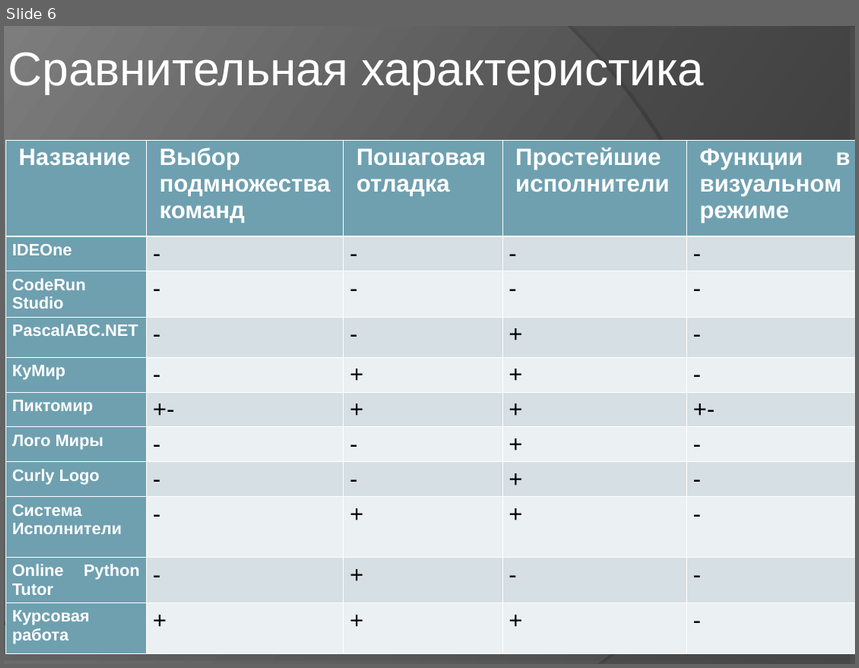
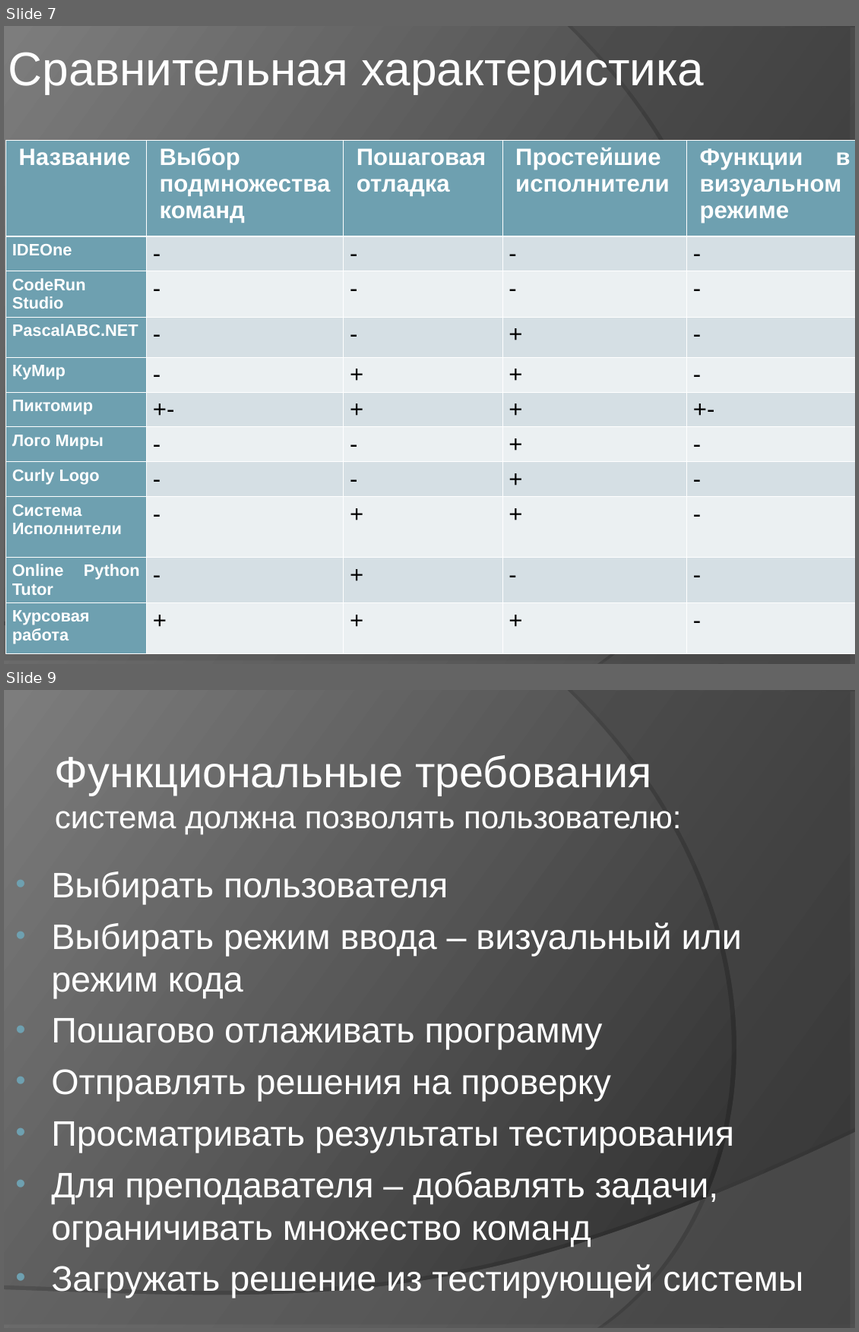
Before and after one commit to elvslv/DiplomaReport, a slide deck: C8503A_Vasilyeva_presentation.ppt. Shown one above the other, each under a label of ours: slide 6 before the commit, slides 7 and 9 after it; the slides between them are not shown. The pictures are 859x668 and 859x1332 pixels, drawn with LibreOffice and Linux fonts; fonts in the diff are those of the drawing. Boxes give left, top, right and bottom in pixels: in the first picture for what was removed or moved away, otherwise in the second. Text is boxed around its words. In the diff, an @@ line names an element or a change of style, - is before the commit and + after.

```diff
--- a/C8503A_Vasilyeva_presentation.ppt
+++ b/C8503A_Vasilyeva_presentation.ppt
@@ slide 9 added at [4,690,855,1328], background gradient #242424 to #7D7D7D; not listed: 2 template elements that a slide beside it also shows @@
@@ title added at [55,755,681,834], 27 pt, text #FFFFFF @@
+Функциональные требования
+система должна позволять пользователю:
@@ text added at [51,872,804,1298], 30 pt, text #FFFFFF @@
+• Выбирать пользователя
+• Выбирать режим ввода – визуальный или режим кода
+• Пошагово отлаживать программу
+• Отправлять решения на проверку
+• Просматривать результаты тестирования
+• Для преподавателя – добавлять задачи, ограничивать множество команд
+• Загружать решение из тестирующей системы
@@ what was slide 6 is now slide 7 @@
```
Also in this commit, not shown: 7 slides changed, 12 other slides added, 5 slides removed, 1 other file.
